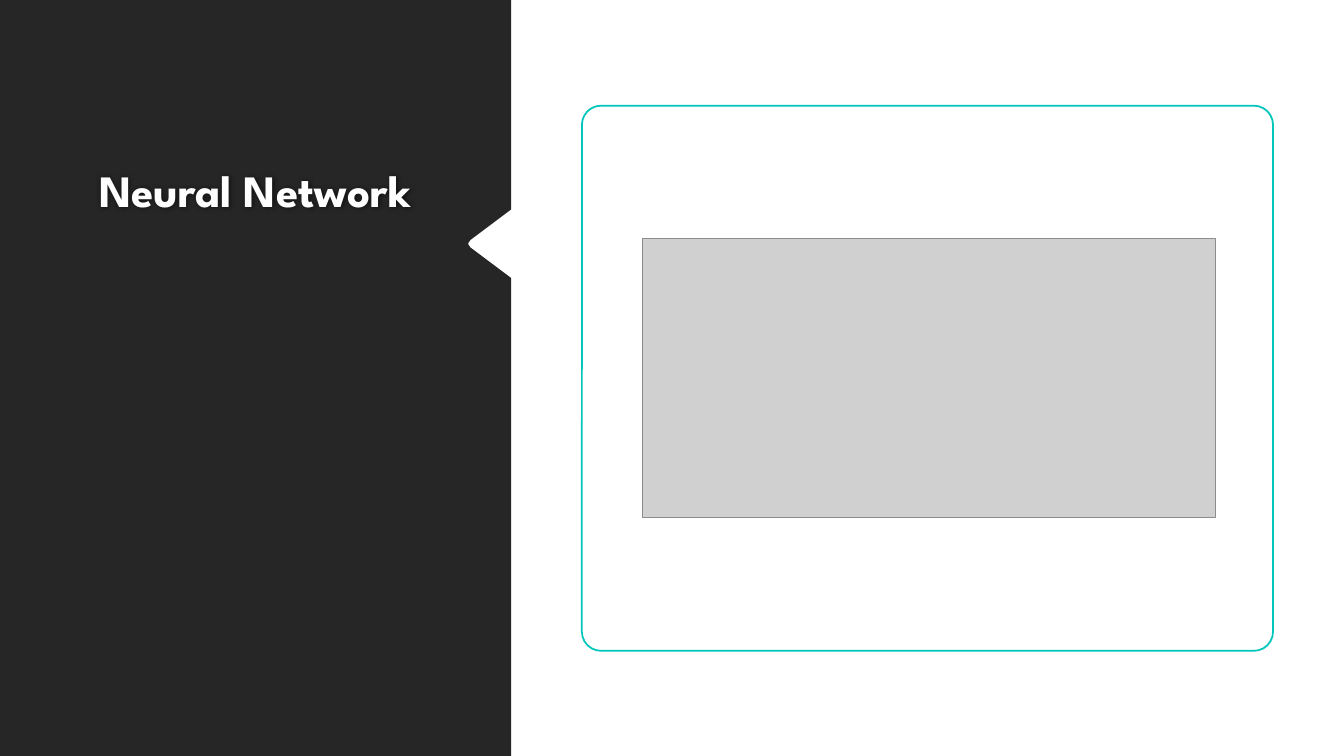
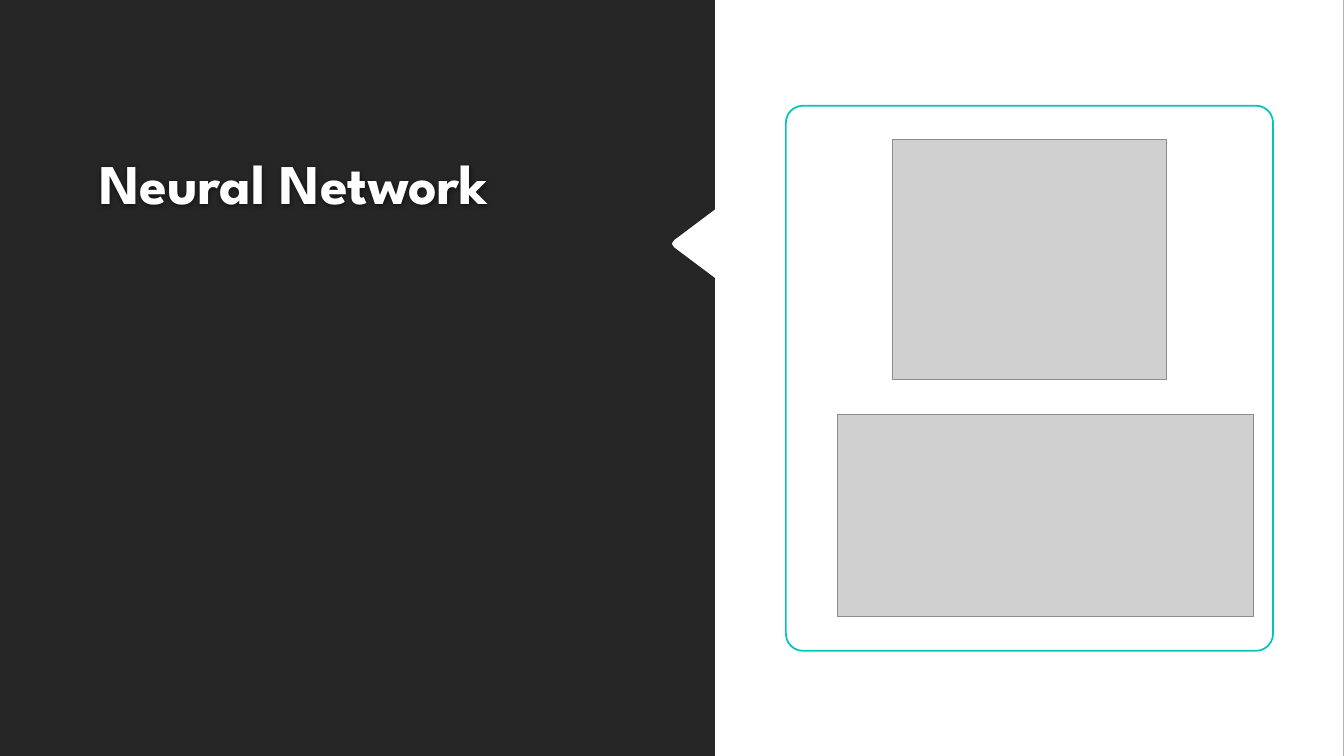
Before and after one commit to Sal-r/Credit-Card-Fraud, a slide deck: slide 8 of Credit_Card_Fraud_Presentation.pptx. Drawn at 1344x756 pixels with LibreOffice and Linux fonts; fonts in the diff are those of the drawing; grey boxes stand for pictures; background and template pictures are left out. Boxes give left, top, right and bottom in pixels: in the first picture for what was removed or moved away, otherwise in the second. Text is boxed around its words. In the diff, an @@ line names an element or a change of style, - is before the commit and + after.

```diff
--- a/Credit_Card_Fraud_Presentation.pptx
+++ b/Credit_Card_Fraud_Presentation.pptx
@@ background #FFFFFF to #212121 @@
@@ freeform shape: place and size @@
-freeform shape at bbox=[0, 0, 511, 756]
+freeform shape at bbox=[0, 0, 715, 756]
@@ rectangle added at bbox=[0, 0, 1344, 756], fill #FFFFFF @@
@@ title "Neural Network" at bbox=[99, 165, 489, 205]: size 32 to 40 pt @@
@@ rounded rectangle: place and size @@
-rounded rectangle at bbox=[582, 106, 1273, 651]
+rounded rectangle at bbox=[786, 106, 1273, 651]
@@ picture added at bbox=[892, 140, 1167, 380] @@
@@ picture: place and size @@
-picture at bbox=[642, 239, 1215, 517]
+picture at bbox=[838, 414, 1254, 616]
```
Also in this commit, not shown: 1 slide added, 1 slide removed, 2 other files.
